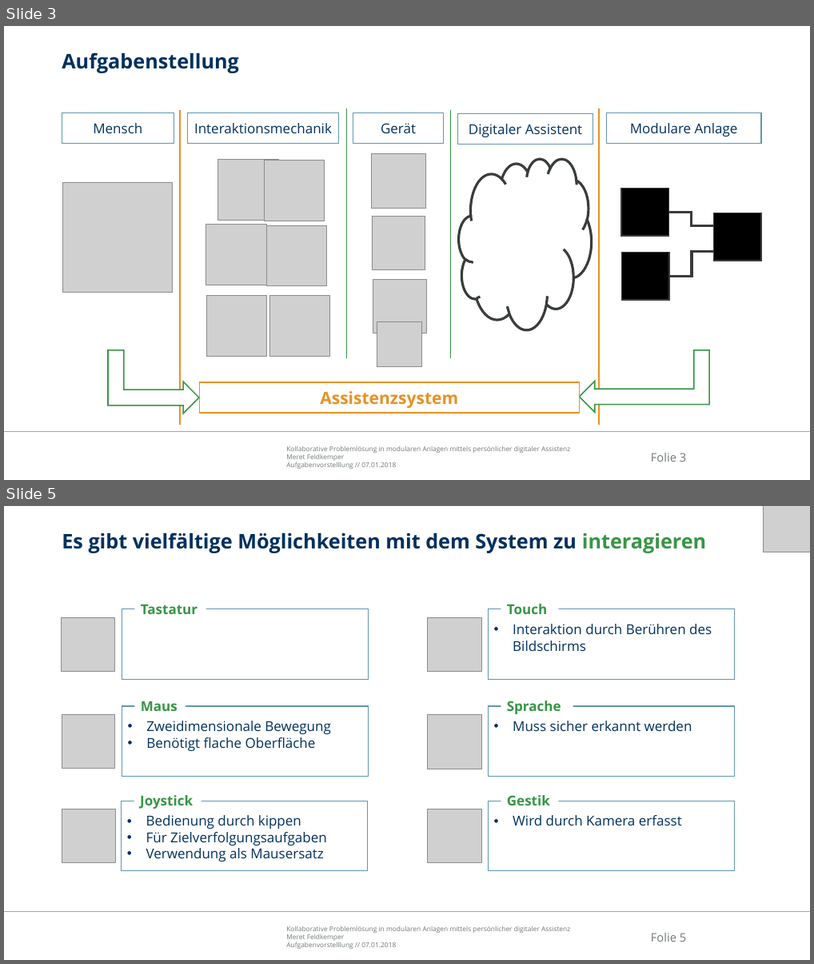
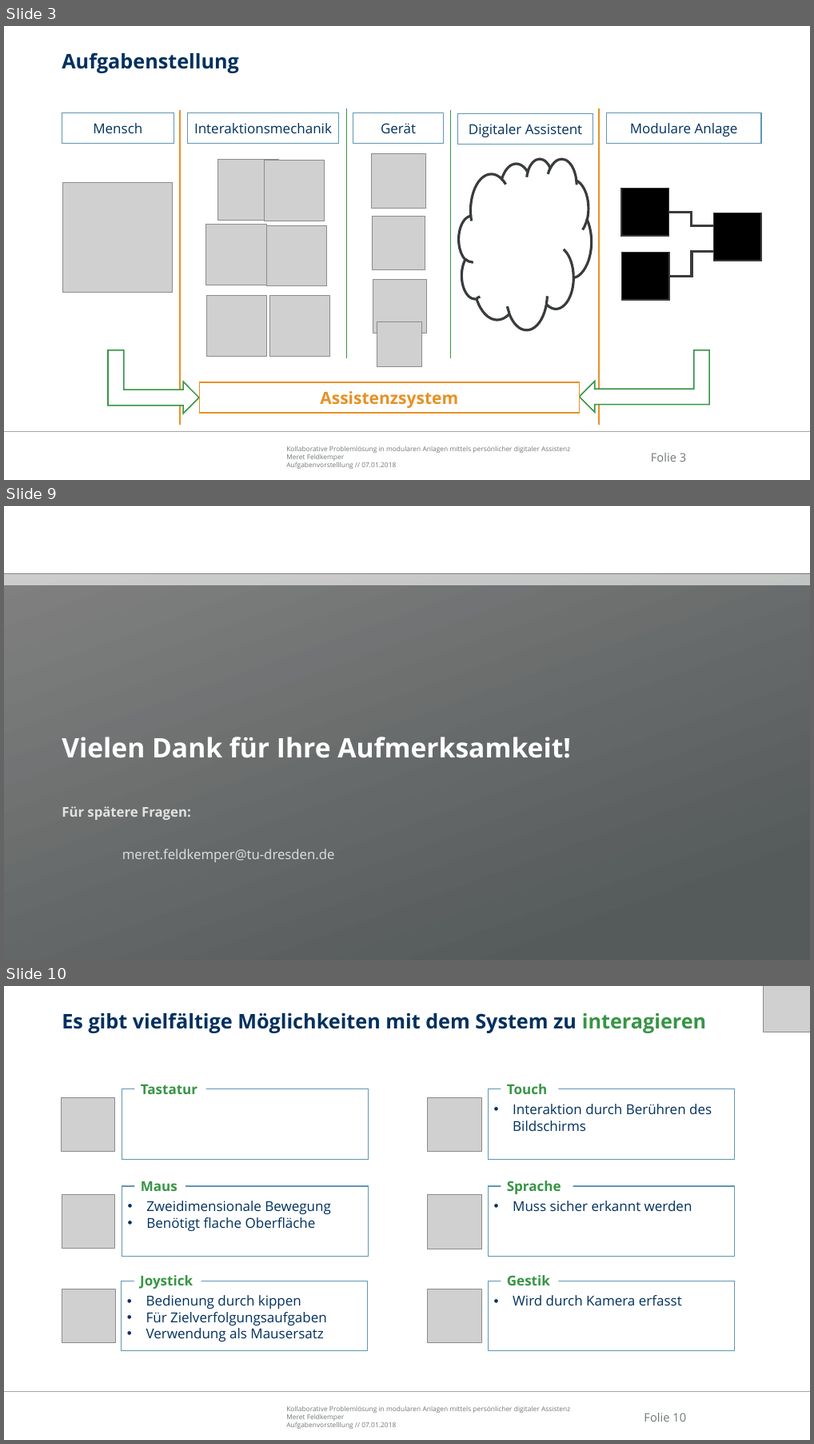
Before and after one commit to Ral3007/Diplomarbeit, a slide deck: Dokumente/Präsentationen/2019-01-07_DA_Feldkemper_Aufgabenvorstellung.pptx. Shown one above the other, each under a label of ours: slides 3 and 5 before the commit, slides 3, 9 and 10 after it; the slides between them are not shown. The pictures are 814x964 and 814x1444 pixels, drawn with LibreOffice and Linux fonts; fonts in the diff are those of the drawing; grey boxes stand for pictures; background and template pictures are left out. Boxes give left, top, right and bottom in pixels: in the first picture for what was removed or moved away, otherwise in the second. Text is boxed around its words. In the diff, an @@ line names an element or a change of style, - is before the commit and + after.

```diff
--- a/Dokumente/Präsentationen/2019-01-07_DA_Feldkemper_Aufgabenvorstellung.pptx
+++ b/Dokumente/Präsentationen/2019-01-07_DA_Feldkemper_Aufgabenvorstellung.pptx
@@ slide 9 added at bbox=[4, 506, 810, 960], background picture (left out) @@
@@ rectangle added at bbox=[4, 574, 810, 960], fill gradient #565A5B to #808080 @@
@@ rectangle added at bbox=[4, 574, 810, 585], fill #FFFFFF at 60% opacity @@
@@ title added at bbox=[62, 736, 571, 758], 32 pt, text #FFFFFF, bold @@
+Vielen Dank für Ihre Aufmerksamkeit!
@@ subtitle added at bbox=[62, 806, 335, 862], 16 pt, text #FFFFFF at 80% opacity @@
+Für spätere Fragen:
+meret.feldkemper@tu-dresden.de
@@ what was slide 5 is now slide 10 @@
@@ page number at bbox=[644, 1412, 686, 1421]: text changed @@
-Folie 5
+Folie 10
```
Also in this commit, not shown: 5 slides changed, 3 other slides added, 1 slide removed, 45 other files.
